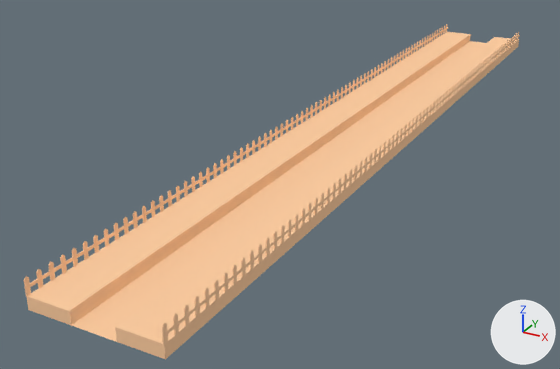
An edit to the Blender file 01-Models/fk-station.blend, drawn before and after from the same camera.
Camera for both pictures: a 50 mm camera at (5.39, -20.43, 5.06) aimed at (-1.28, -8.32, -1.0). Arrows for +X, +Y and +Z are at lower right; the lights stay in place.

The first picture shows 'Station', 'Zaun'.
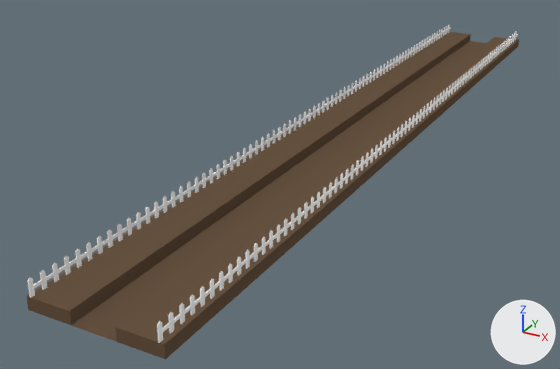
Location of each change, [x1, y1, x2, y2] in pixels of the pictures (560 x 369 px):
'Station', recoloured (beige to brown): [26, 32, 519, 359] in both
'Zaun', recoloured, mesh moved: before [24, 24, 520, 344]; after [27, 25, 518, 343]

Edits to the bpy script that builds the scene:
```text
Change mat_material_001:
    mat_material_001.base_color: (1.0, 0.618, 0.362) -> (0.138, 0.0883, 0.0544)  # beige #ffcea2 -> brown #685442
Add mat_material:
    mat_material = diffuse_material('Material')
    mat_material.base_color = (1.0, 1.0, 1.0)  # white #ffffff
Change me_plane_001:
    where me_plane_001.from_pydata(...)  # 170 vertices, 130 faces; spans x 0.98..1.0, y -1.0..1.0, z 0.19..0.45
    used by ob_zaun; parent = ob_station; location = (0.0, 0.0, 0.0)
    remove me_plane_001.materials.append(mat_material_001)  # beige #ffcea2
    me_plane_001 part 1: the whole mesh is moved by (-0.06, 0.0, 0.0)
    add me_plane_001.materials.append(mat_material)  # white #ffffff
```
